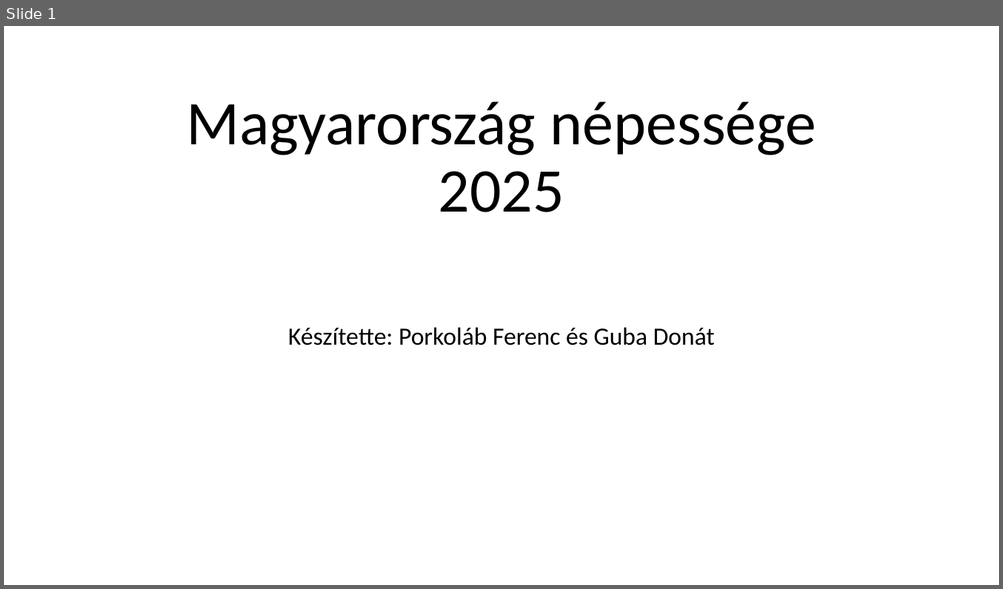
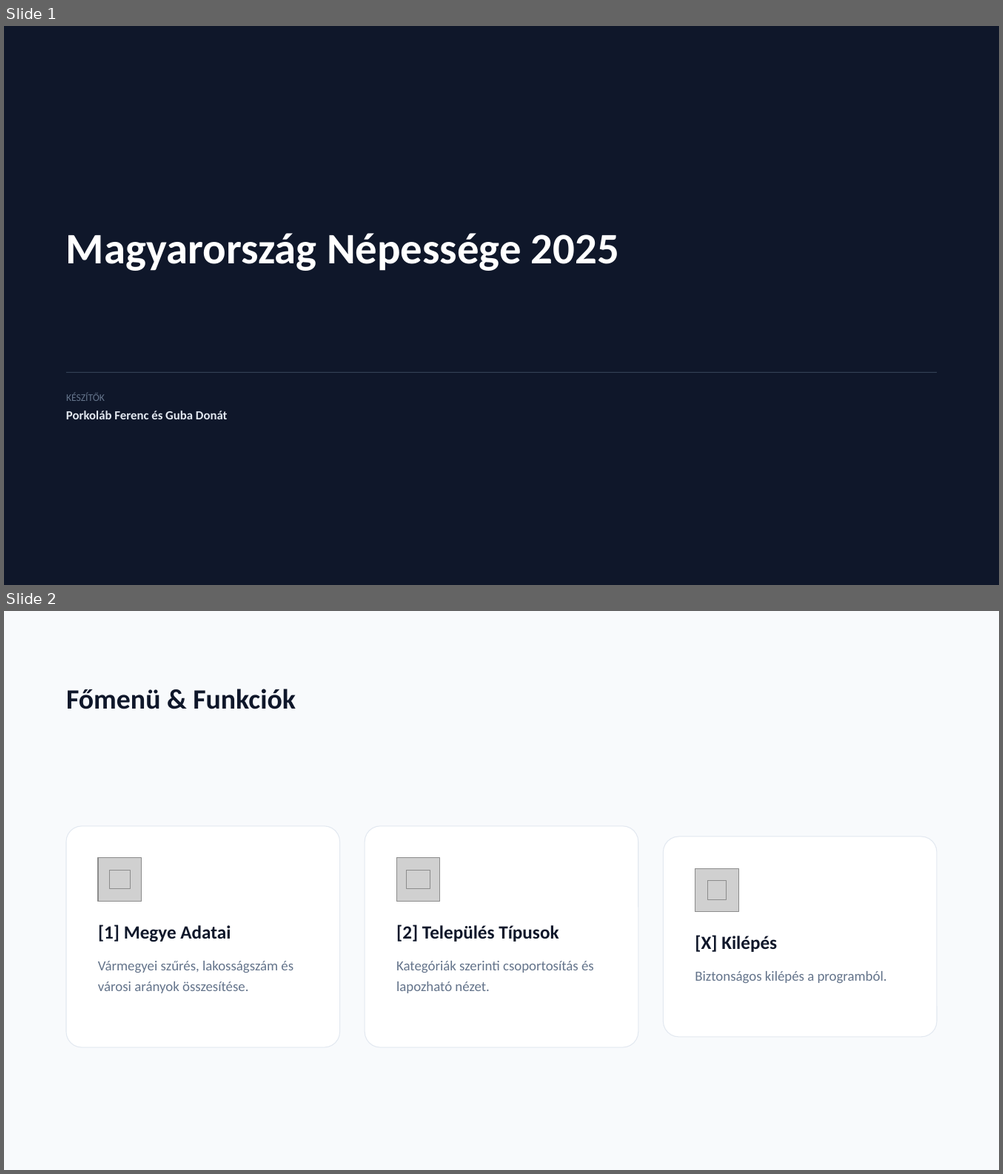
Before and after one commit to FRXTSY/Nepesseg, a slide deck: Magyarország népessége 2025.pptx. Shown one above the other, each under a label of ours: slide 1 before the commit, slides 1 and 2 after it. The pictures are 1003x589 and 1003x1174 pixels, drawn with LibreOffice and Linux fonts; fonts in the diff are those of the drawing; grey boxes stand for pictures; background and template pictures are left out. Boxes give left, top, right and bottom in pixels: in the first picture for what was removed or moved away, otherwise in the second. Text is boxed around its words. In the diff, an @@ line names an element or a change of style, - is before the commit and + after.

```diff
--- a/Magyarország népessége 2025.pptx
+++ b/Magyarország népessége 2025.pptx
@@ slide 2 added at (x1=4, y1=611, x2=999, y2=1170), background #F8FAFC @@
@@ text added at (x1=66, y1=689, x2=296, y2=709), 27 pt, text #0F172A, bold @@
+Főmenü & Funkciók
@@ rounded rectangle added at (x1=66, y1=826, x2=340, y2=1048), fill #FFFFFF, outline #E2E8F0 0.75 pt @@
@@ rounded rectangle added at (x1=364, y1=826, x2=638, y2=1048), fill #FFFFFF, outline #E2E8F0 0.75 pt @@
@@ rounded rectangle added at (x1=663, y1=837, x2=936, y2=1038), fill #FFFFFF, outline #E2E8F0 0.75 pt @@
@@ picture added at (x1=98, y1=858, x2=142, y2=901) @@
@@ picture added at (x1=109, y1=871, x2=130, y2=889) @@
@@ picture added at (x1=396, y1=858, x2=440, y2=901) @@
@@ picture added at (x1=407, y1=871, x2=430, y2=889) @@
@@ picture added at (x1=695, y1=869, x2=738, y2=911) @@
@@ picture added at (x1=708, y1=881, x2=726, y2=900) @@
@@ text added at (x1=98, y1=925, x2=230, y2=943), 18 pt, text #0F172A, bold @@
+[1] Megye Adatai
@@ text added at (x1=396, y1=925, x2=558, y2=942), 18 pt, text #0F172A, bold @@
+[2] Település Típusok
@@ text added at (x1=694, y1=935, x2=777, y2=952), 18 pt, text #0F172A, bold @@
+[X] Kilépés
@@ text added at (x1=98, y1=961, x2=293, y2=994), 13.5 pt, text #64748B @@
+Vármegyei szűrés, lakosságszám és városi arányok összesítése.
@@ text added at (x1=396, y1=961, x2=594, y2=994), 13.5 pt, text #64748B @@
+Kategóriák szerinti csoportosítás és lapozható nézet.
@@ text added at (x1=694, y1=971, x2=887, y2=983), 13.5 pt, text #64748B @@
+Biztonságos kilépés a programból.
@@ slide 1 changed as well @@
@@ background picture (left out) to #0F172A @@
@@ text "Magyarország Népessége 2025" at (x1=66, y1=233, x2=619, y2=271): vertical alignment bottom to top @@
@@ text at (x1=66, y1=233, x2=619, y2=271): text changed; size 60 to 42 pt; text colour #000000 to #FFFFFF; bold on @@
-Magyarország népessége 2025
+Magyarország Népessége 2025
@@ rectangle added at (x1=66, y1=372, x2=936, y2=373), fill #334155 @@
@@ text added at (x1=66, y1=393, x2=105, y2=401), 9.8 pt, text #64748B @@
+KÉSZÍTŐK
@@ text at (x1=66, y1=411, x2=227, y2=420): text changed; size 24 to 12 pt; text colour #000000 to #E2E8F0; bold on @@
-Készítette: Porkoláb Ferenc és Guba Donát
+Porkoláb Ferenc és Guba Donát
```
Also in this commit, not shown: 5 other slides added, 4 slides removed, 1 other file.
